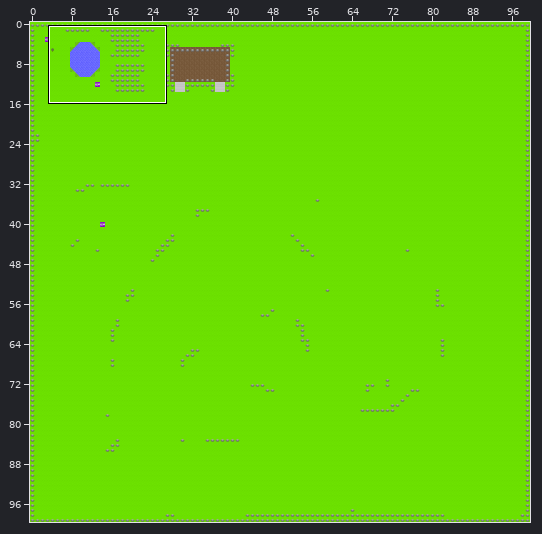
Two versions of a level (Tiled map, data/map/map_0001.tmx). The first picture is a wide view before the edit; the outline marks the close-up.
Close-up. Old version:
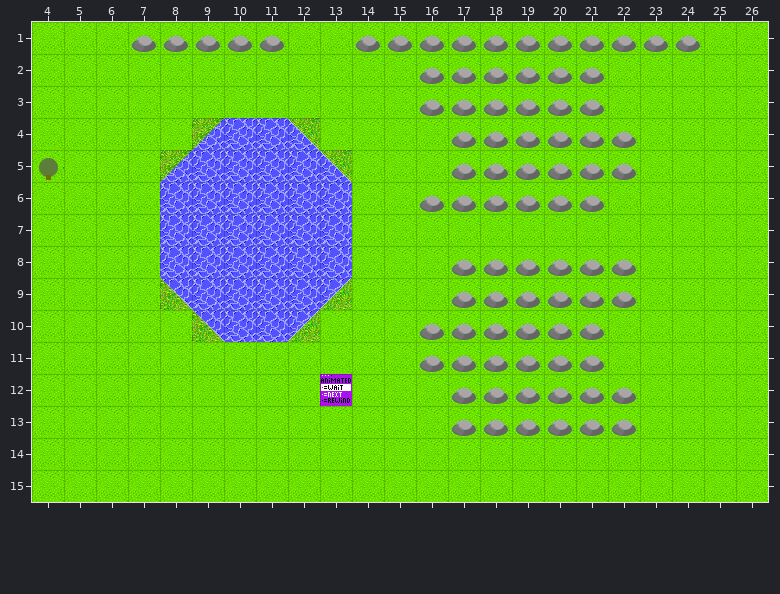
Cells are 32x32 px. Shown: x 4..26, y 1..15.
After:
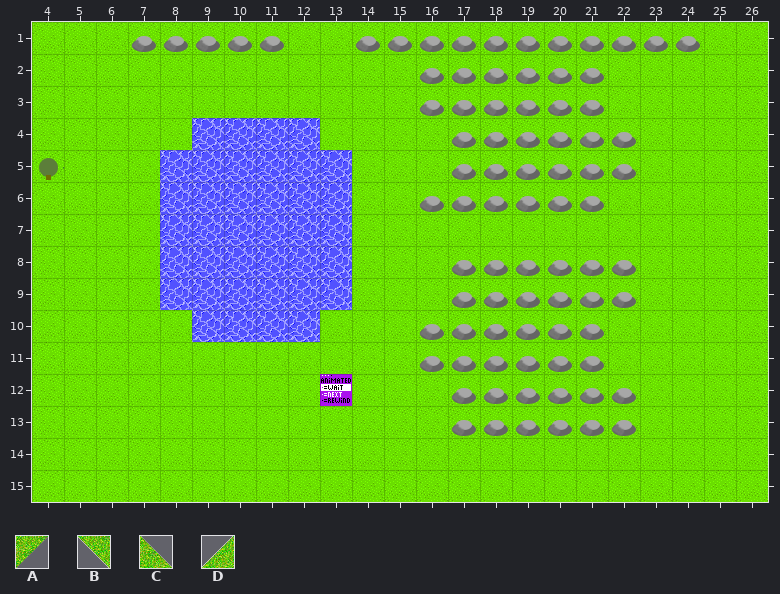
Key: from "town": A 19, B 21, C 22, D 24.
_ is an empty cell.
Diff:
Layer "layer_1":
Tile A is gone in row 4 at x 9; in row 5 at x 8.
Tile B is gone in row 4 at x 12; in row 5 at x 13.
Tile C is gone in row 9 at x 8; in row 10 at x 9.
Tile D is gone in row 9 at x 13; in row 10 at x 12.
